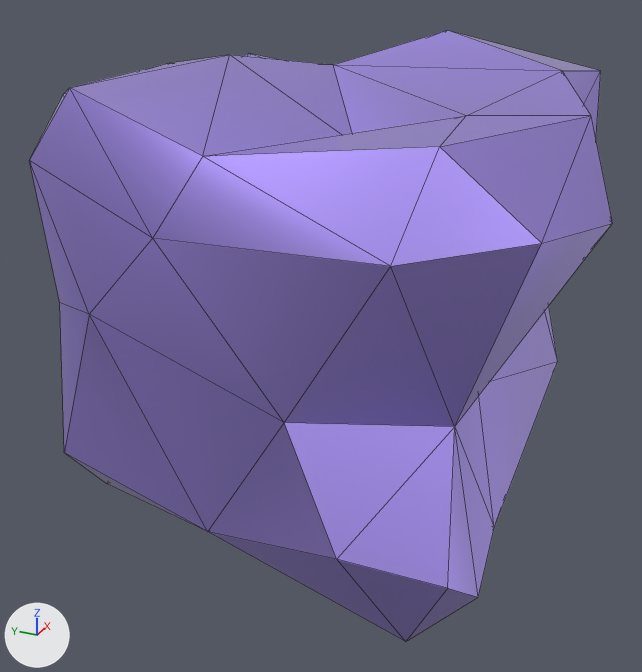
Before and after pictures for a commit that changed the glTF model dist/Model/metal-rare.glb.
The view is the same before and after, from a camera (50 mm lens) standing at (-2.042, -0.887, 0.861) and looking at (-0.115, -0.02, -0.102). The axes (+X, +Y, +Z) are drawn at lower left. The lights are the same throughout. Mesh edges are drawn as thin lines. Where no turn or scale is listed for an object, it has been applied to the vertices. Vertices at the same position are counted once.
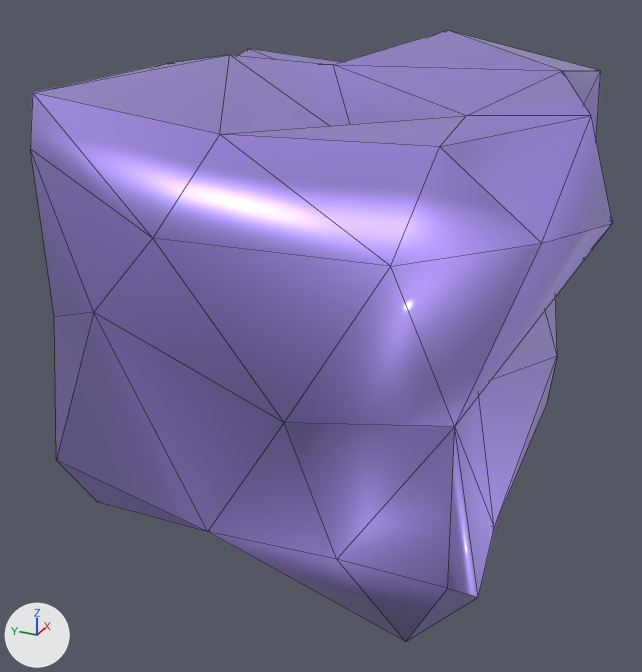
The newer file is also rescaled (x1.029), turned or shifted as a whole; pictures and numbers use the older file's frame.

Boxes [x1, y1, x2, y2] around the edits, measured in the pictures (642 x 672 px; the box of a moved part takes in the faces that stretch with it):
'Cube', reshaped
    before: [29, 30, 612, 642]
    after: [30, 30, 612, 642]
part 1 of me_cube_1079, moved or reshaped
    before: [29, 55, 466, 532]
    after: [30, 55, 466, 532]
part 2 of me_cube_1079, moved or reshaped
    before: [244, 53, 558, 528]
    after: [238, 48, 557, 528]

The change, as a diff of the scene's bpy script:
```diff
--- a/dist/Model/metal-rare.glb.py
+++ b/dist/Model/metal-rare.glb.py
@@ me_cube_1079 @@
 me_cube_1079.from_pydata(...)  # 58 vertices, 112 faces; spans x -0.686..0.593, y -0.713..0.659, z -0.568..0.623
 # used by ob_cube; location = (0.0, 0.0, 0.0)
-me_cube_1079.vertices[14].co = (-0.617, -0.003, 0.474)  # pixel (202, 156)
-me_cube_1079.vertices[19].co = (-0.56, 0.357, 0.066)  # pixel (89, 314)
-me_cube_1079.vertices[20].co = (-0.587, 0.461, -0.312)  # pixel (64, 452)
-me_cube_1079.vertices[21].co = (-0.426, 0.558, 0.01)  # pixel (59, 302)
-me_cube_1079.vertices[22].co = (-0.426, 0.476, -0.506)  # pixel (106, 483)
-me_cube_1079.vertices[26].co = (-0.501, 0.387, 0.558)  # pixel (69, 87)
-me_cube_1079.vertices[27].co = (-0.5, 0.526, 0.39)  # pixel (29, 160)
-me_cube_1079.vertices[28].co = (-0.378, 0.509, 0.518)  # pixel (63, 93)
-me_cube_1079.vertices[32].co = (0.459, -0.547, -0.326)  # pixel (557, 361)
-me_cube_1079.vertices[33].co = (0.424, -0.5, -0.477)
-me_cube_1079.vertices[36].co = (0.447, -0.451, 0.054)
-me_cube_1079.vertices[40].co = (0.188, -0.486, 0.071)
-me_cube_1079.vertices[46].co = (0.509, 0.025, 0.448)
-me_cube_1079.vertices[57].co = (0.473, 0.489, 0.515)  # pixel (248, 53)
+# me_cube_1079 part 1
+me_cube_1079.vertices[14].co = (-0.579, -0.019, 0.51)  # pixel (219, 134)
+me_cube_1079.vertices[19].co = (-0.519, 0.377, 0.052)  # pixel (93, 312)
+me_cube_1079.vertices[20].co = (-0.537, 0.538, -0.383)  # pixel (56, 460)
+me_cube_1079.vertices[21].co = (-0.488, 0.525, 0.003)  # pixel (54, 316)
+me_cube_1079.vertices[22].co = (-0.469, 0.478, -0.539)  # pixel (97, 502)
+me_cube_1079.vertices[26].co = (-0.554, 0.442, 0.552)  # pixel (32, 92)
+me_cube_1079.vertices[27].co = (-0.509, 0.51, 0.419)  # pixel (30, 148)
+me_cube_1079.vertices[28].co = (-0.418, 0.497, 0.518)
+# me_cube_1079 part 2
+me_cube_1079.vertices[32].co = (0.499, -0.537, -0.326)  # pixel (557, 355)
+me_cube_1079.vertices[33].co = (0.504, -0.521, -0.506)  # pixel (546, 405)
+me_cube_1079.vertices[36].co = (0.503, -0.486, 0.047)
+me_cube_1079.vertices[40].co = (0.183, -0.491, 0.071)
+me_cube_1079.vertices[46].co = (0.49, 0.015, 0.49)
+me_cube_1079.vertices[57].co = (0.503, 0.506, 0.525)  # pixel (248, 48)
 me_cube_1079.materials.append(mat_material_065)
```
